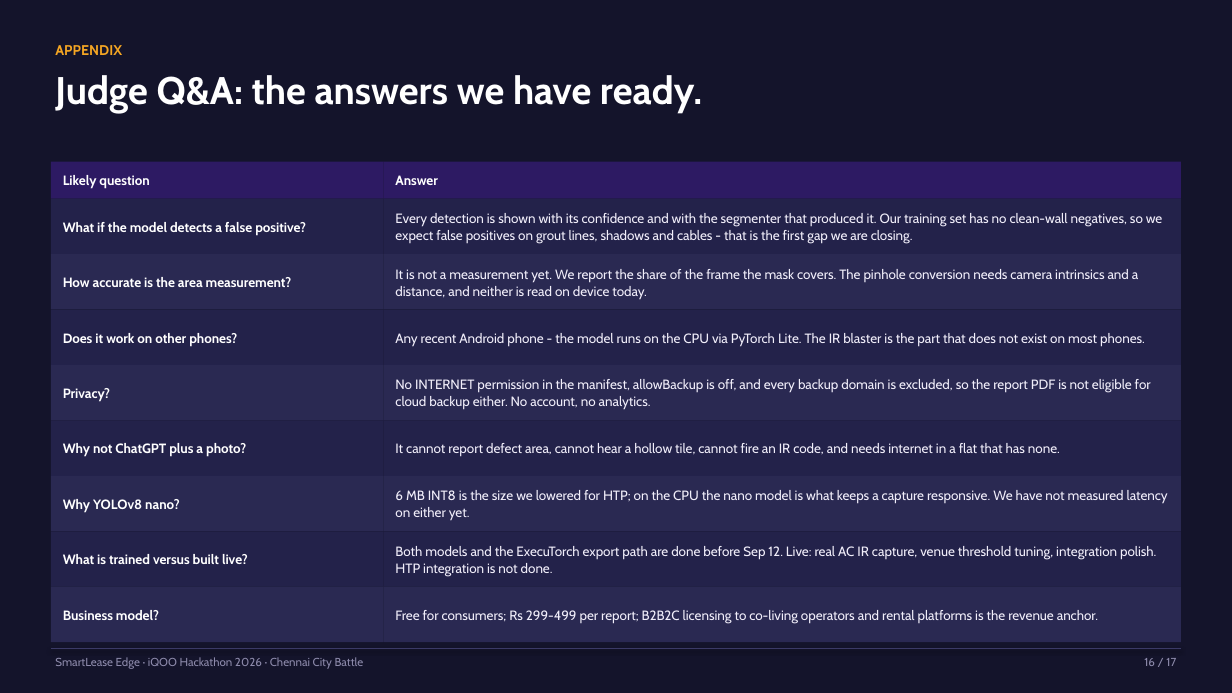
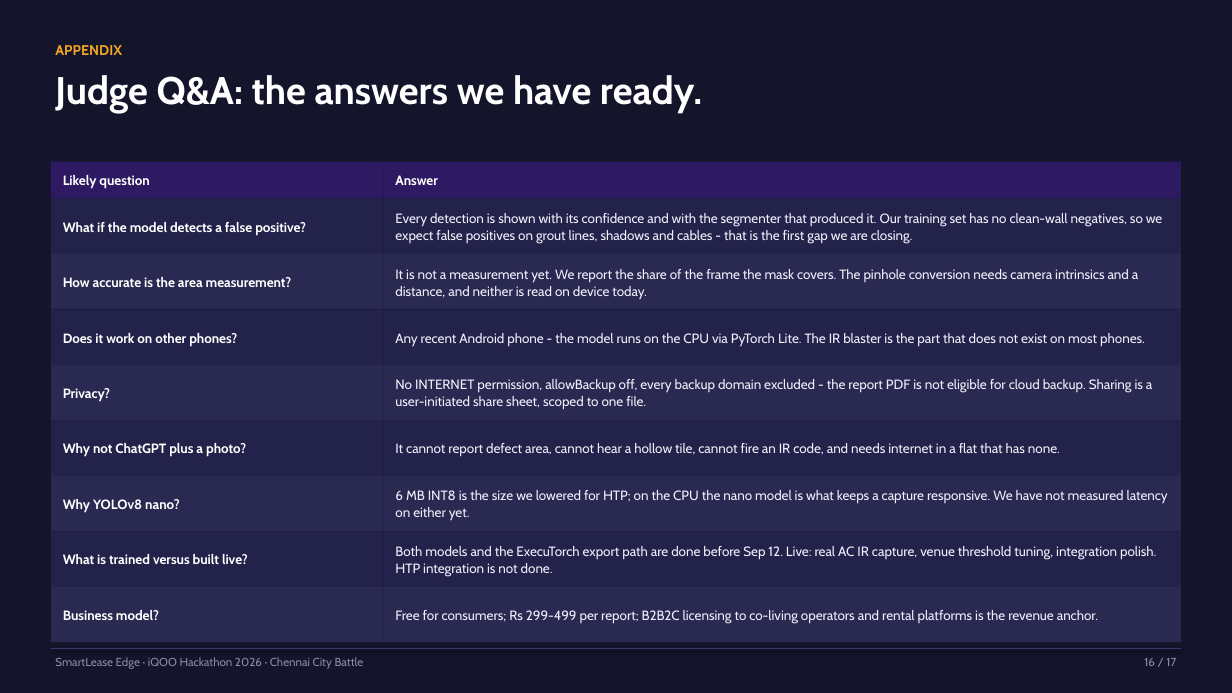
Before and after one commit to hameed0342j/smartlease-edge-chennai-H, a slide deck: slide 16 of docs/pitch/SmartLease-Edge-iQOO-Hackathon-2026.pptx. Drawn at 1232x693 pixels with LibreOffice and Linux fonts; fonts in the diff are those of the drawing. Boxes give left, top, right and bottom in pixels: in the first picture for what was removed or moved away, otherwise in the second. Text is boxed around its words. In the diff, an @@ line names an element or a change of style, - is before the commit and + after.

```diff
--- a/docs/pitch/SmartLease-Edge-iQOO-Hackathon-2026.pptx
+++ b/docs/pitch/SmartLease-Edge-iQOO-Hackathon-2026.pptx
@@ text at bbox=[395, 379, 1152, 410]: text changed @@
-No INTERNET permission in the manifest, allowBackup is off, and every backup domain is excluded, so the report PDF is not eligible for cloud backup either. No account, no analytics.
+No INTERNET permission, allowBackup off, every backup domain excluded - the report PDF is not eligible for cloud backup. Sharing is a user-initiated share sheet, scoped to one file.
```
Also in this commit, not shown: 6 other slides changed.
